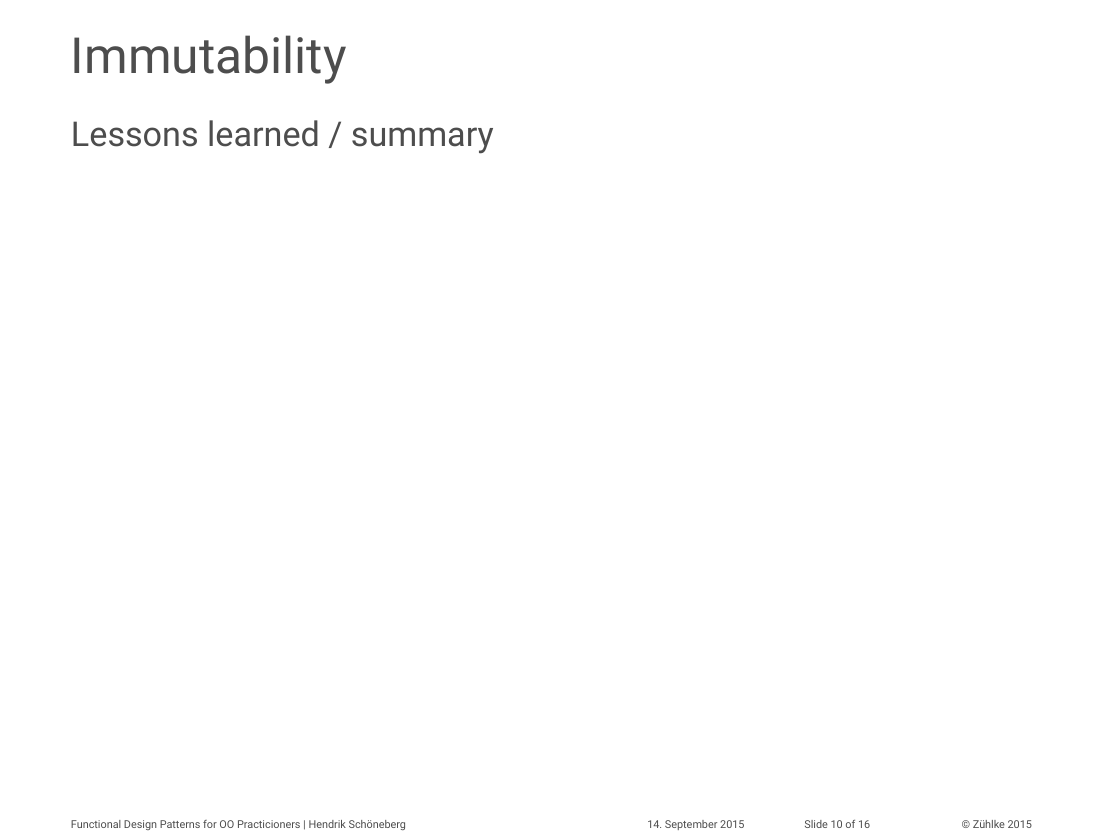
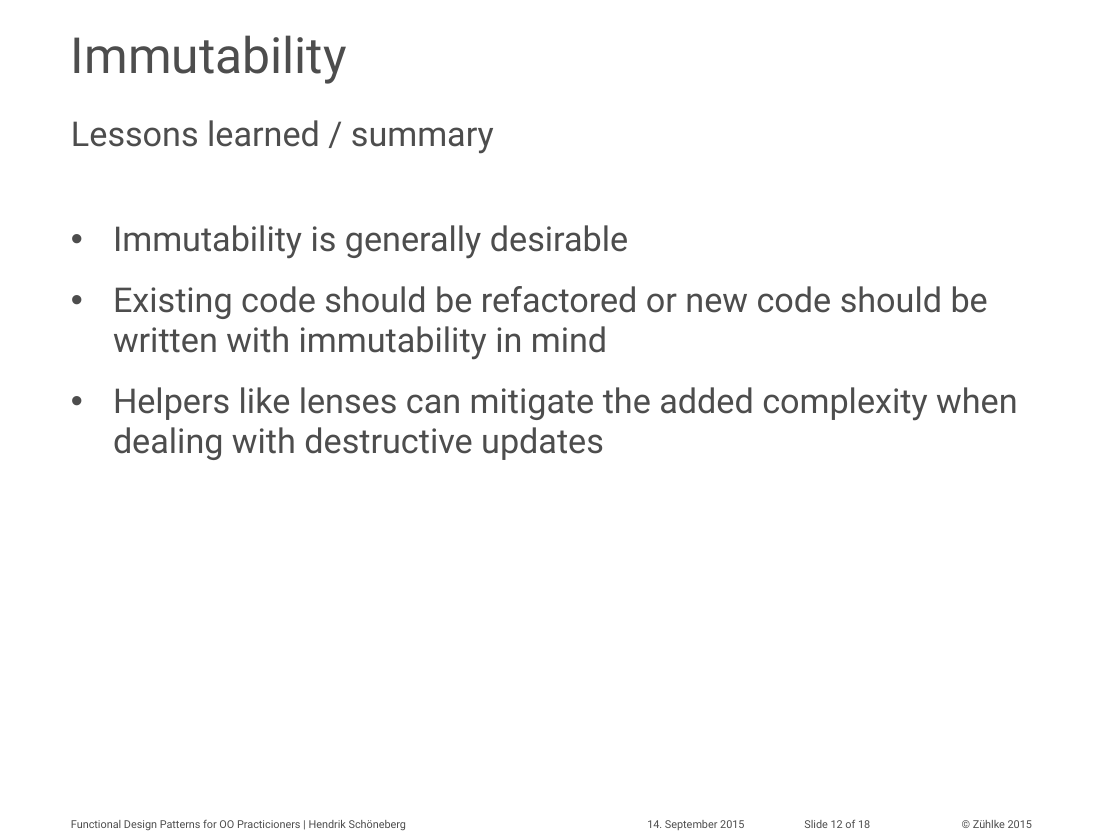
Before and after one commit to aax/zdays-fp-patterns, a slide deck: slide 12 of hesc_slides.pptx (slide 10 before the commit). Drawn at 1120x840 pixels with LibreOffice and Linux fonts; fonts in the diff are those of the drawing; background and template pictures are left out. Boxes give left, top, right and bottom in pixels: in the first picture for what was removed or moved away, otherwise in the second. Text is boxed around its words. In the diff, an @@ line names an element or a change of style, - is before the commit and + after.

Commit message:
add lessons learned section for immutability

```diff
--- a/hesc_slides.pptx
+++ b/hesc_slides.pptx
@@ text added at [113,225,1018,460], 22 pt, text #4D4D4D @@
+• Immutability is generally desirable
+• Existing code should be refactored or new code should be written with immutability in mind
+• Helpers like lenses can mitigate the added complexity when dealing with destructive updates
@@ text at [804,819,870,828]: text changed @@
-Slide 10 of 16
+Slide 12 of 18
```
Also in this commit, not shown: 2 other slides changed, 2 slides added.
